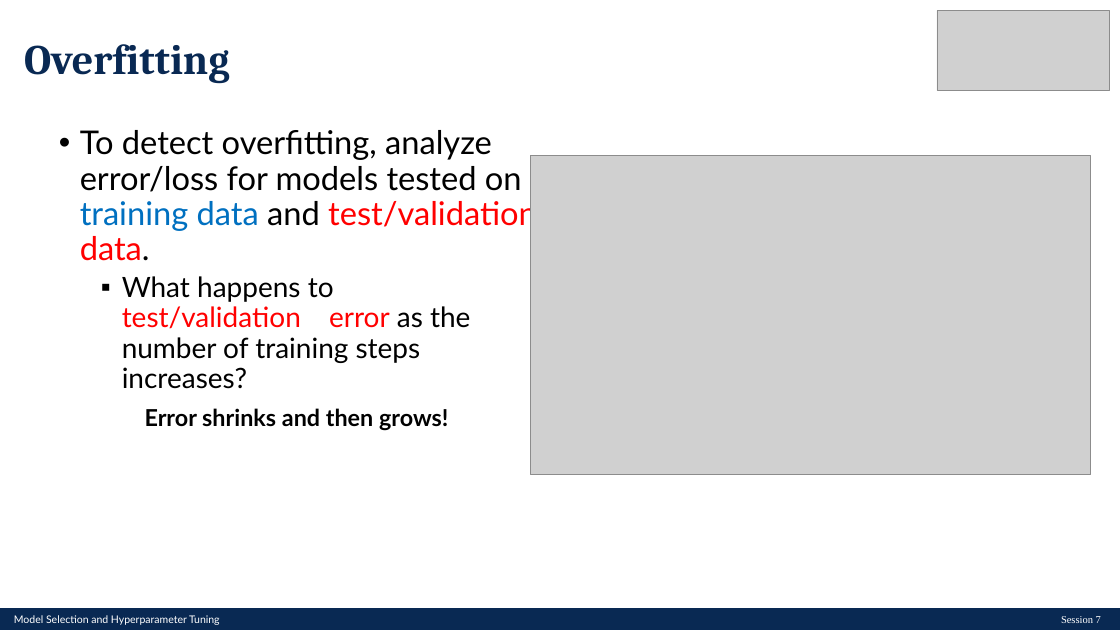
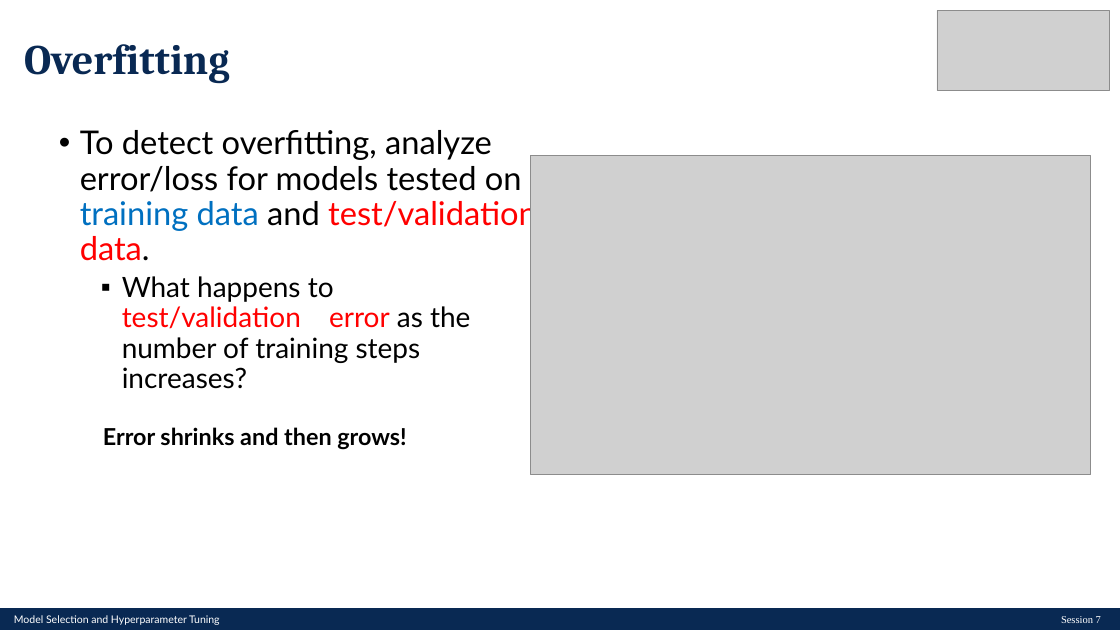
Before and after one commit to LCDA-UCP/dl_with_pytorch, a slide deck: slide 8 of lectures/DL-Session07.pptx. Drawn at 1120x630 pixels with LibreOffice and Linux fonts; fonts in the diff are those of the drawing; grey boxes stand for pictures. Boxes give left, top, right and bottom in pixels: in the first picture for what was removed or moved away, otherwise in the second. Text is boxed around its words. In the diff, an @@ line names an element or a change of style, - is before the commit and + after.

```diff
--- a/lectures/DL-Session07.pptx
+++ b/lectures/DL-Session07.pptx
@@ text "Error shrinks and then grows!": place and size @@
-text "Error shrinks and then grows!" at (145, 408, 448, 431)
+text "Error shrinks and then grows!" at (103, 427, 406, 450)
```
Also in this commit, not shown: 2 other files.
